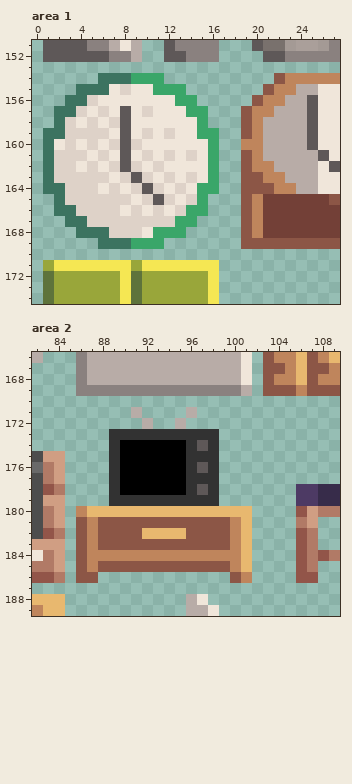
A pixel-art file gets an edit: Assets/Yaya/Artwork/Misc/System.ase. Above: the version before the commit.
256x256 pixels, 1 frame. Colours within 5 levels of each other are drawn and written as one. Shown: area 1: x 0..27, y 151..174; area 2: x 82..109, y 166..189. The commit also changed other parts of the picture, which this record leaves out.
After the commit:
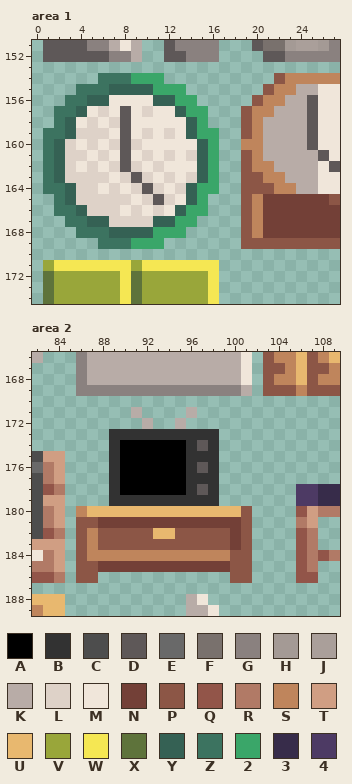
Palette (. is transparent): A #000000  B #323232  C #4d4d4d  D #5e5858  E #696969  F #79716d  G #8a817f  H #a49a95  J #aa9f9a  K #b8aca7  L #ded2c8  M #f0e6da  N #734037  P #8c5646  Q #925549  R #b17a66  S #bf855c  T #d09e83  U #e8b86f  V #99a63a  W #f5e753  X #5e733b  Y #356154  Z #3c7360  2 #3aa669  3 #372c4a  4 #4d3a64
From old to new:
{"where": "area 1"}
{"y":155,"x":7,"old":"MLMM","new":"YYYY"}
{"y":156,"x":5,"old":"LM","new":"YY"}
{"y":156,"x":11,"old":"MM","new":"YY"}
{"y":157,"x":4,"old":"L","new":"Y"}
{"y":157,"x":13,"old":"M","new":"Y"}
{"y":158,"x":3,"old":"L","new":"Y"}
{"y":158,"x":14,"old":"M","new":"Y"}
{"y":159,"x":3,"old":"L","new":"Y"}
{"y":159,"x":14,"old":"M","new":"Y"}
{"y":160,"x":2,"old":"M","new":"Y"}
{"y":160,"x":15,"old":"M","new":"Y"}
{"y":161,"x":2,"old":"L","new":"Y"}
{"y":161,"x":15,"old":"M","new":"Y"}
{"y":162,"x":2,"old":"L","new":"Y"}
{"y":162,"x":15,"old":"M","new":"Y"}
{"y":163,"x":2,"old":"L","new":"Y"}
{"y":163,"x":15,"old":"M","new":"Y"}
{"y":164,"x":3,"old":"L","new":"Y"}
{"y":164,"x":14,"old":"M","new":"Y"}
{"y":165,"x":3,"old":"L","new":"Y"}
{"y":165,"x":14,"old":"L","new":"Y"}
{"y":166,"x":4,"old":"L","new":"Y"}
{"y":166,"x":13,"old":"L","new":"Y"}
{"y":167,"x":5,"old":"LL","new":"YY"}
{"y":167,"x":11,"old":"LL","new":"YY"}
{"y":168,"x":7,"old":"LLLM","new":"YYYY"}
{"where": "area 2"}
{"y":180,"x":101,"old":"U","new":"P"}
{"y":181,"x":87,"old":"SPPPPPPPPPPPPSU","new":"PNNNNNNNNNNNNNP"}
{"y":182,"x":92,"old":"U","new":"P"}
{"y":182,"x":95,"old":"U","new":"P"}
{"y":182,"x":100,"old":"SU","new":"NP"}
{"y":183,"x":100,"old":"SU","new":"NP"}
{"y":184,"x":100,"old":"SU","new":"PP"}
{"y":185,"x":87,"old":"SPPPPPPPPPPPPSU","new":"PNNNNNNNNNNNNPP"}
{"y":186,"x":101,"old":"S","new":"P"}
